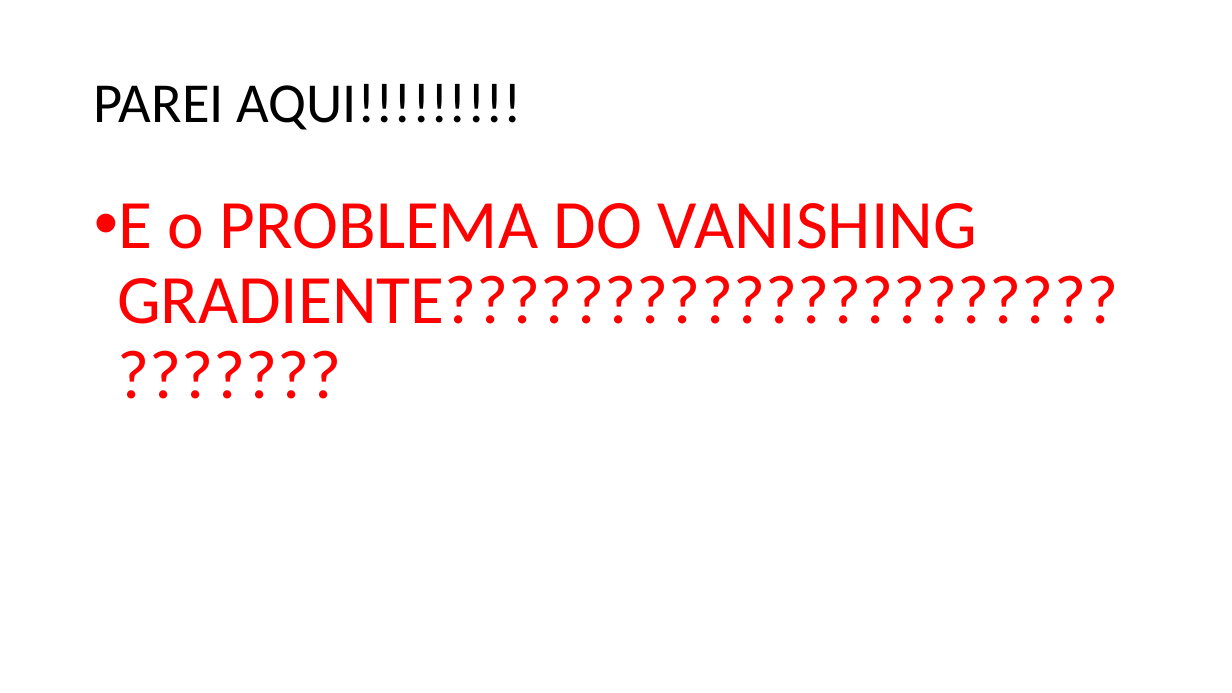
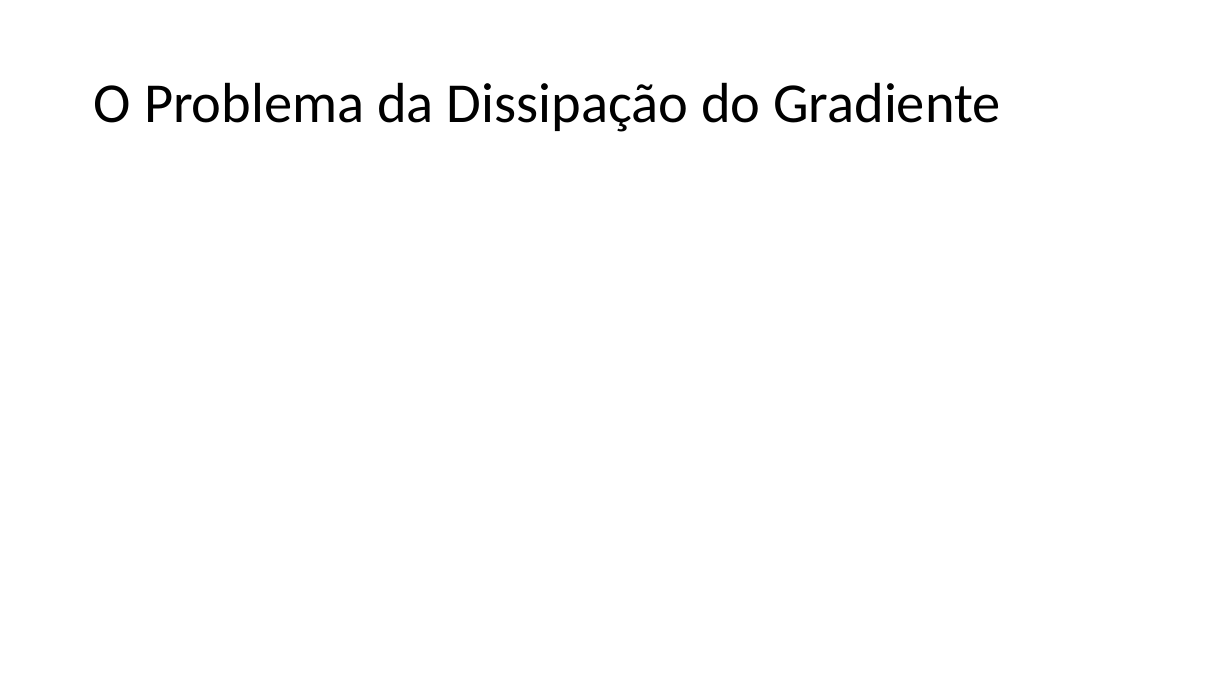
Before and after one commit to zz4fap/t320_aprendizado_de_maquina, a slide deck: slide 11 of slides/T320_Redes_Neurais_Artificiais (Parte II).pptx. Drawn at 1232x693 pixels with LibreOffice and Linux fonts; fonts in the diff are those of the drawing; grey boxes stand for pictures. Boxes give left, top, right and bottom in pixels: in the first picture for what was removed or moved away, otherwise in the second. Text is boxed around its words. In the diff, an @@ line names an element or a change of style, - is before the commit and + after.

```diff
--- a/slides/T320_Redes_Neurais_Artificiais (Parte II).pptx
+++ b/slides/T320_Redes_Neurais_Artificiais (Parte II).pptx
@@ title at (94,82,1000,132): text changed @@
-PAREI AQUI!!!!!!!!!
+O Problema da Dissipação do Gradiente
@@ text removed at (117,203,1118,324) @@
-• E o PROBLEMA DO VANISHING GRADIENTE????????????????????????????
```
Also in this commit, not shown: 7 other slides changed, 4 slides added, 38 slides removed, 14 other files.
